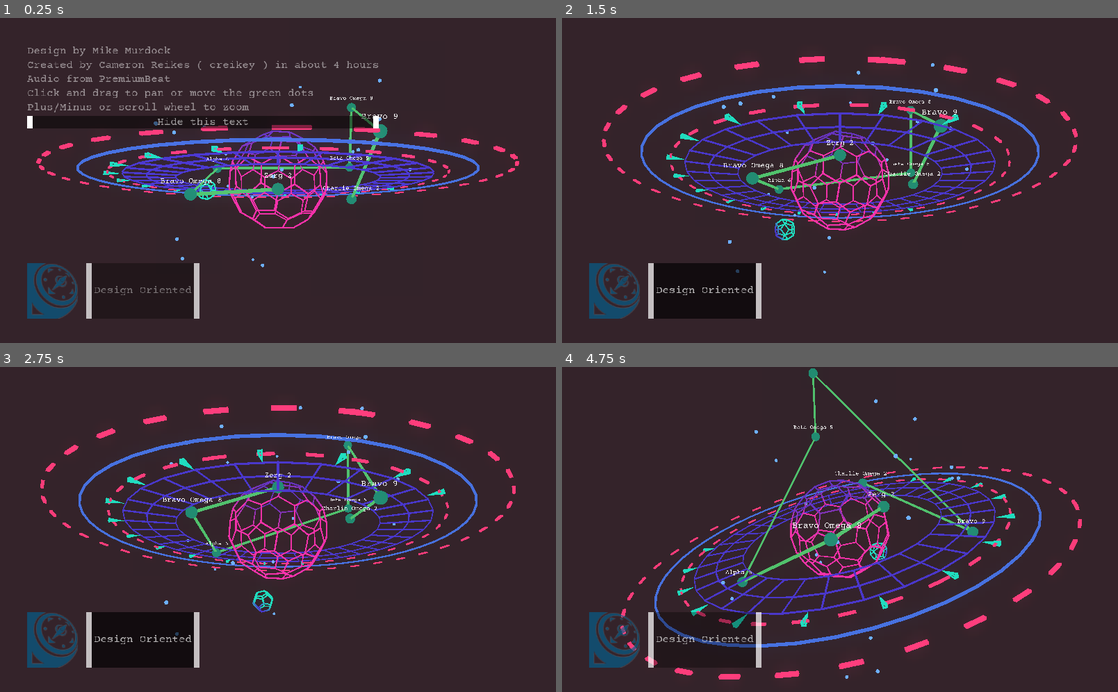
Above: before the commit, frames 1-4 (two rows, left to right).
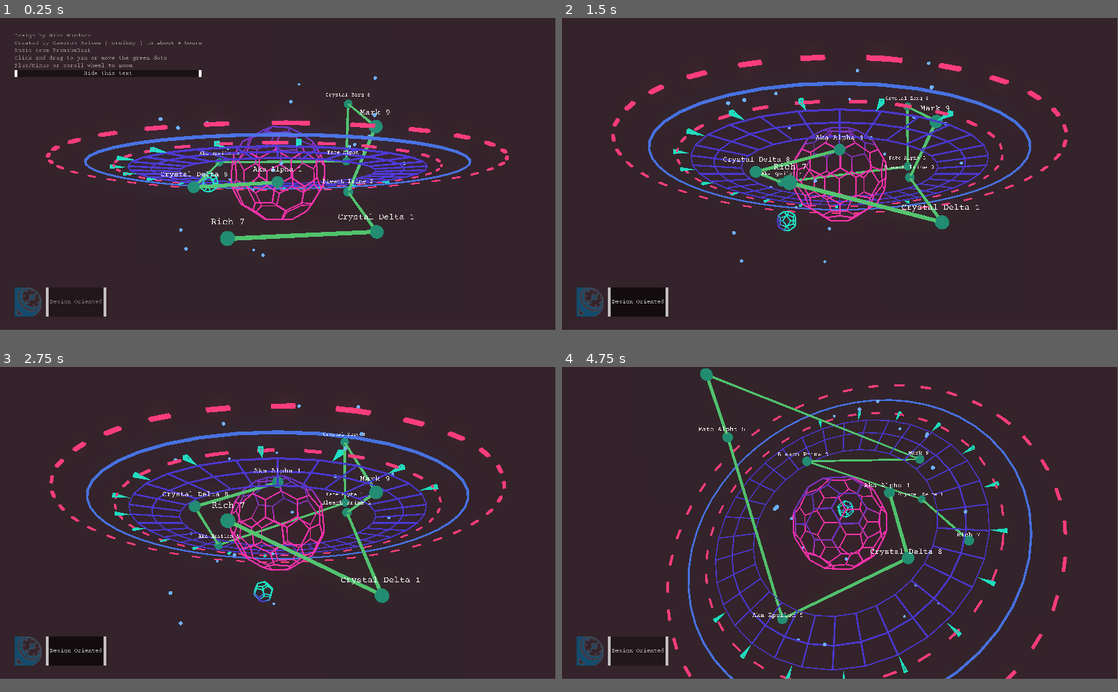
Above: after the commit, the same moments.

Repository: creikey/cool-hologram
Game: Godot game, scene res://Main.tscn
Same seed, same stepped clock (60 frames per second), same inputs: the game is played once before the commit and once after it.
Inputs (mouse positions are in pixels of both pictures, inside the frame that each line leads up to):
- Up to frame 1 (0.25 s): no input
- Up to frame 2 (1.5 s): click "Hide this text" at 0.5 s; click "Design Oriented" at 1.25 s
- Up to frame 3 (2.75 s): click "Design Oriented" at 2 s
- Up to frame 4 (4.75 s): click "Design Oriented" at 2.75 s; move the mouse to (962, 513) at 3.52 s; press the mouse at (962, 513) at 3.53 s; release the mouse at (962, 513) at 4.25 s; drag from (728, 545) to (812, 594) at 4.27 s
The window is 800x468 before the commit and 799x449 after it. Grey fills any space a smaller window leaves; there, only what the larger window draws over its background counts as a difference.

The runs differ from the first frame. In frame 1, 16% of the frame differs, in the area x 2-94%, y 4-93%; in frame 2, 16%; in frame 3, 16%, in the area x 2-93%, y 11-93%; in frame 4, 15%.

Commit message:
Make soccer ball spin and fix some bugs

Diff:
--- a/src/Main.tscn
+++ b/src/Main.tscn
@@ -64,6 +64,12 @@
 [node name="SelectionSphere7" parent="Meshes/SpherePaths" instance=ExtResource( 3 )]
 transform = Transform( 1, 0, 0, 0, 1, 0, 0, 0, 1, 1.46514, -0.396076, -0.373612 )
 
+[node name="SelectionSphere8" parent="Meshes/SpherePaths" instance=ExtResource( 3 )]
+transform = Transform( 1, 0, 0, 0, 1, 0, 0, 0, 1, 1.46514, -1.07929, 1.80611 )
+
+[node name="SelectionSphere9" parent="Meshes/SpherePaths" instance=ExtResource( 3 )]
+transform = Transform( 1, 0, 0, 0, 1, 0, 0, 0, 1, -0.671485, -1.24137, 2.32324 )
+
 [node name="RotationHelper" type="Spatial" parent="."]
 transform = Transform( 1, 0, 0, 0, 0.813416, 0.581683, 0, -0.581683, 0.813416, 0, 0, 0 )
 script = ExtResource( 2 )
@@ -92,7 +98,7 @@
 
 [node name="CreditsLabel" type="Label" parent="UI/V"]
 modulate = Color( 1, 1, 1, 0.5 )
-margin_right = 660.0
+margin_right = 648.0
 margin_bottom = 127.0
 text = "Design by Mike Murdock
 Created by Cameron Reikes ( creikey ) in about 4 hours
@@ -105,7 +111,7 @@
 
 [node name="HideTextButton" type="Button" parent="UI/V"]
 margin_top = 131.0
-margin_right = 660.0
+margin_right = 648.0
 margin_bottom = 154.0
 focus_mode = 0
 size_flags_horizontal = 3
--- a/src/Meshes.gd
+++ b/src/Meshes.gd
@@ -1,6 +1,7 @@
 extends Spatial
 
 func _process(delta):
+	$InnerSoccerBall.rotation.y -= delta/5.0
 	$InnerArrows.rotation.y += delta/3.0
 	$DashedLine.rotation.y -= delta/10.0
 	$OuterDashes.rotation.y += delta/15.0
--- a/src/SelectionSphere.gd
+++ b/src/SelectionSphere.gd
@@ -4,18 +4,25 @@
 const unselected: Material = preload("res://UnSelectedSphere.material")
 const selected: Material = preload("res://SelectedSphere.material")
 const first_words: Array = [
+	"Aka",
+	"Rich",
+	"Crystal",
+	"Creikey",
+	"Hayd",
+	"Jeff",
+	"Mark",
+	"Fate",
+	"Dave",
+	"Bleach",
+]
+const second_words: Array = [
+	"Omega",
+	"Prime",
 	"Alpha",
 	"Beta",
 	"Delta",
 	"Epsilon",
 	"Zerg",
-	"Murhy",
-	"Bravo",
-	"Charlie",
-]
-const second_words: Array = [
-	"Omega",
-	"Prime",
 ]
 
 var _dragging: bool = false
@@ -27,7 +34,7 @@
 
 func _ready():
 	randomize()
-	var have_second_word: bool = randf() < 0.3
+	var have_second_word: bool = randf() < 0.8
 	_label.text = str(first_words[randi()%first_words.size()], " ")
 	if have_second_word:
 		_label.text += str(second_words[randi()%second_words.size()], " ")
--- a/src/default_bus_layout.tres
+++ b/src/default_bus_layout.tres
@@ -1,4 +1,4 @@
 [gd_resource type="AudioBusLayout" format=2]
 
 [resource]
-bus/0/volume_db = -0.130497
+bus/0/volume_db = -5.80578
--- a/src/project.godot
+++ b/src/project.godot
@@ -18,6 +18,12 @@
 config/name="Cool Hologram"
 run/main_scene="res://Main.tscn"
 config/icon="res://icon.png"
+
+[display]
+
+window/size/width=1920
+window/size/height=1080
+window/size/fullscreen=true
 
 [input]
 
Not shown: 3 places in src/Meshes.tscn that only renumber resources
